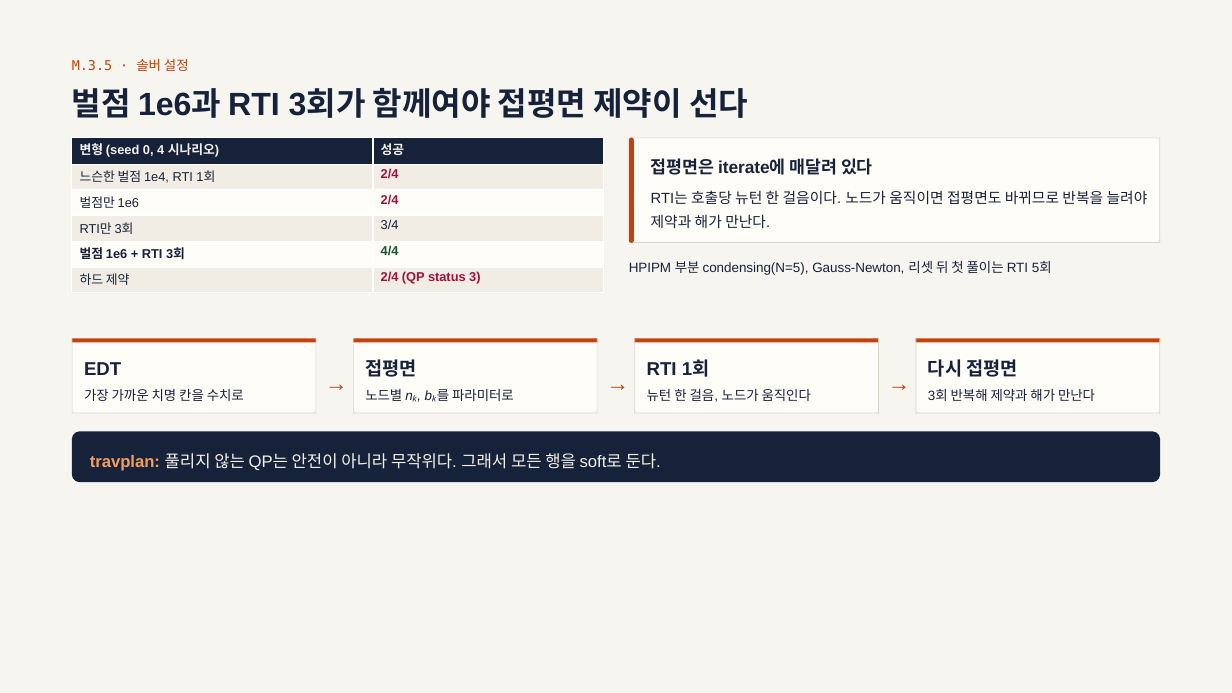
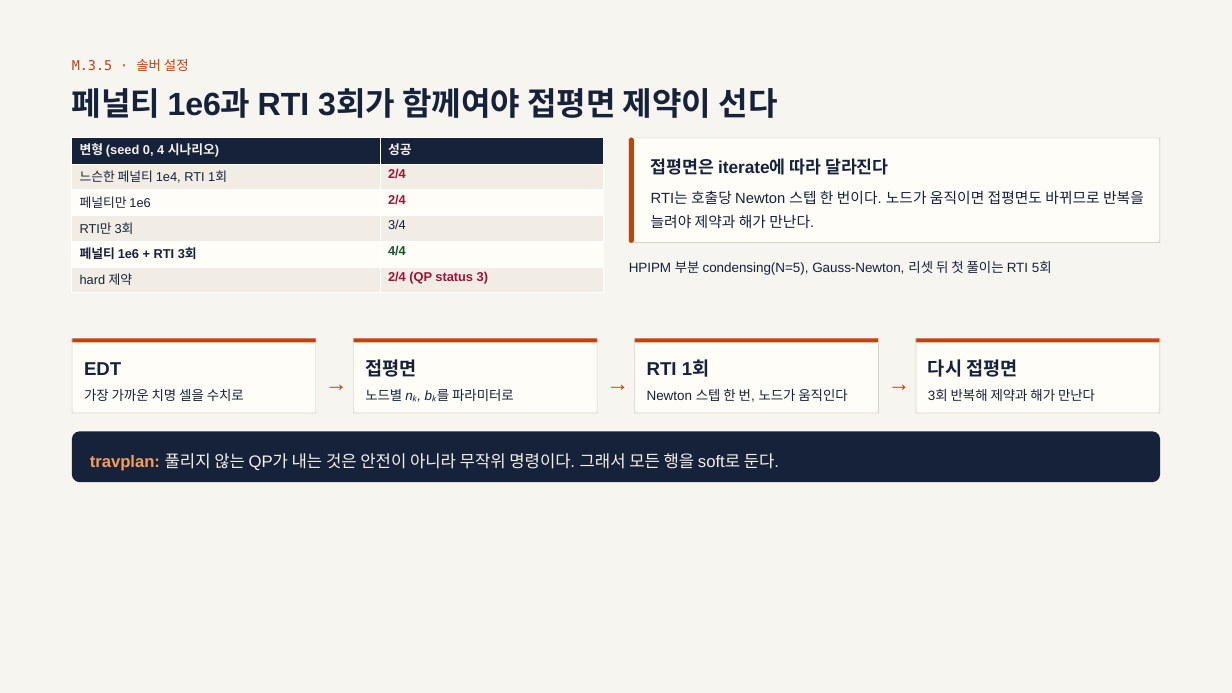
Before and after one commit to Geonhee-LEE/travplan-site, a slide deck: slide 7 of slides/talk-mpc/talk-mpc.pptx. Drawn at 1232x693 pixels with LibreOffice and Linux fonts; fonts in the diff are those of the drawing. Boxes give left, top, right and bottom in pixels: in the first picture for what was removed or moved away, otherwise in the second. Text is boxed around its words. In the diff, an @@ line names an element or a change of style, - is before the commit and + after.

```diff
--- a/slides/talk-mpc/talk-mpc.pptx
+++ b/slides/talk-mpc/talk-mpc.pptx
@@ text at bbox=[72, 88, 778, 118]: text changed @@
-벌점 1e6과 RTI 3회가 함께여야 접평면 제약이 선다
+페널티 1e6과 RTI 3회가 함께여야 접평면 제약이 선다
@@ table at bbox=[72, 138, 604, 293] @@
-row 2, column 1: 느슨한 벌점 1e4, RTI 1회
+row 2, column 1: 느슨한 페널티 1e4, RTI 1회
-row 3, column 1: 벌점만 1e6
+row 3, column 1: 페널티만 1e6
-row 5, column 1: 벌점 1e6 + RTI 3회
+row 5, column 1: 페널티 1e6 + RTI 3회
-row 6, column 1: 하드 제약
+row 6, column 1: hard 제약
@@ text at bbox=[651, 158, 889, 175]: text changed @@
-접평면은 iterate에 매달려 있다
+접평면은 iterate에 따라 달라진다
@@ text at bbox=[651, 190, 1144, 228]: text changed @@
-RTI는 호출당 뉴턴 한 걸음이다. 노드가 움직이면 접평면도 바뀌므로 반복을 늘려야 제약과 해가 만난다.
+RTI는 호출당 Newton 스텝 한 번이다. 노드가 움직이면 접평면도 바뀌므로 반복을 늘려야 제약과 해가 만난다.
@@ text at bbox=[84, 389, 244, 401]: text changed @@
-가장 가까운 치명 칸을 수치로
+가장 가까운 치명 셀을 수치로
@@ text at bbox=[647, 389, 847, 402]: text changed @@
-뉴턴 한 걸음, 노드가 움직인다
+Newton 스텝 한 번, 노드가 움직인다
@@ text at bbox=[90, 453, 779, 471]: text changed @@
-travplan: 풀리지 않는 QP는 안전이 아니라 무작위다. 그래서 모든 행을 soft로 둔다.
+travplan: 풀리지 않는 QP가 내는 것은 안전이 아니라 무작위 명령이다. 그래서 모든 행을 soft로 둔다.
```
Also in this commit, not shown: 20 other slides changed, 46 other files.
